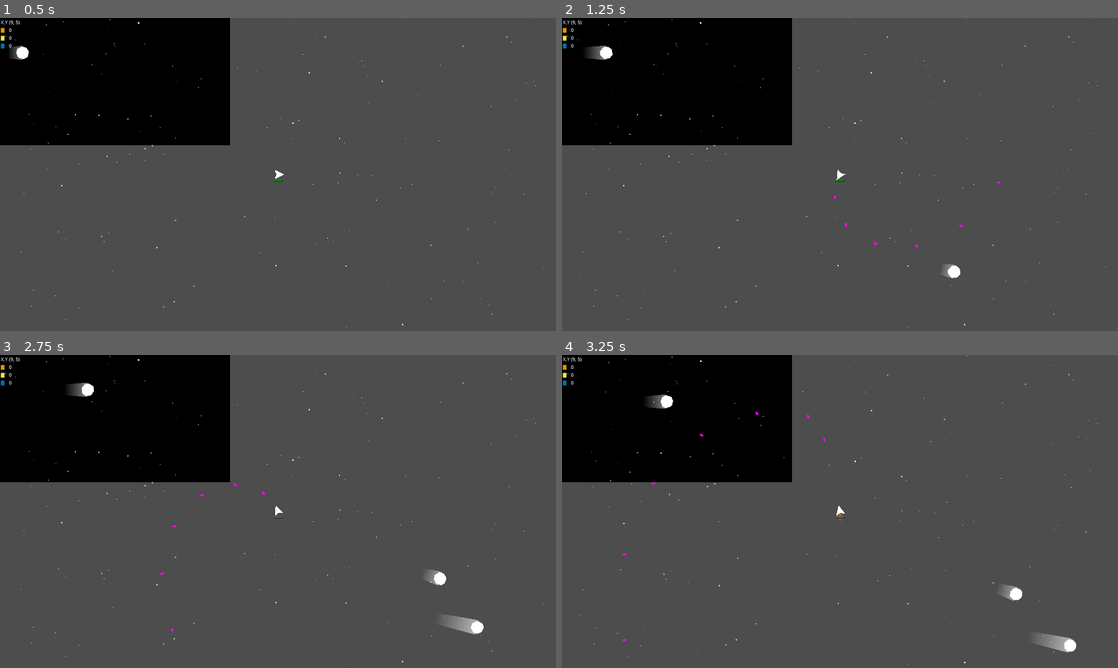
Above: before the commit, frames 1-4 (two rows, left to right).
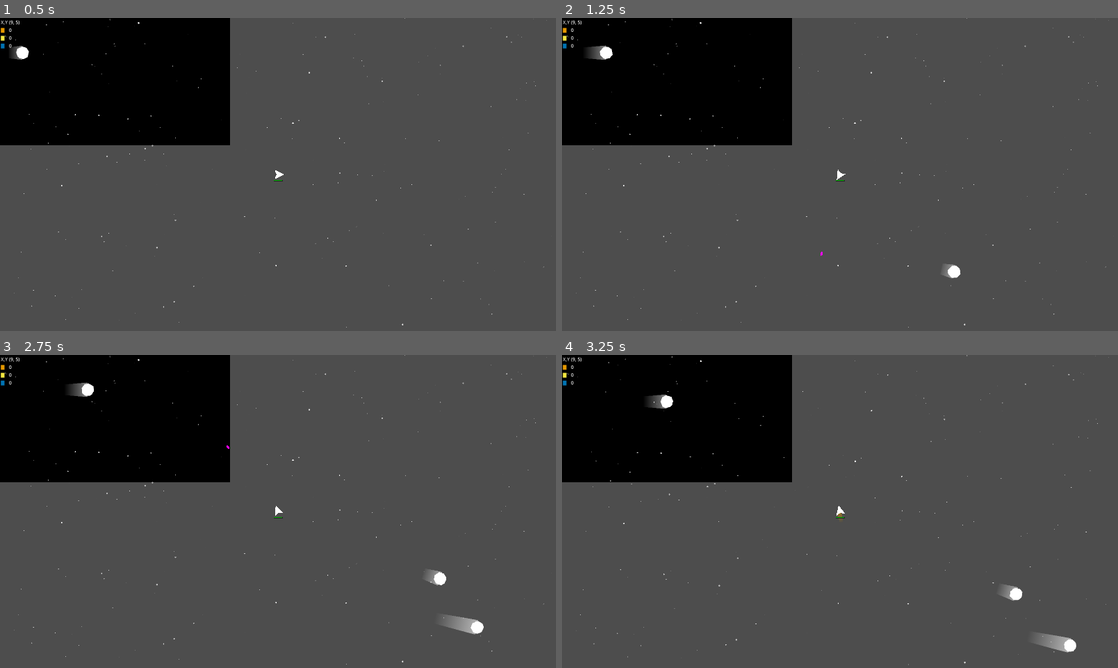
Above: after the commit, the same moments.

Repository: krets/space-octo
Game: Godot game, scene res://scenes/Game.tscn
Same seed, same stepped clock (60 frames per second), same inputs: the game is played once before the commit and once after it.
Inputs:
- Up to frame 1 (0.5 s): no input
- Up to frame 2 (1.25 s): hold D (turn_right) from 0.53 s (still down); hold Space (shoot) from 0.53 s (still down)
- Up to frame 3 (2.75 s): release D (turn_right) at 1.28 s; release Space (shoot) at 1.28 s; hold S (brake) 1.28-2.03 s; tap Space (shoot) at 1.35 s; hold D (turn_right) from 2.03 s (still down); hold Space (shoot) from 2.03 s (still down)
- Up to frame 4 (3.25 s): release D (turn_right) at 2.78 s; release Space (shoot) at 2.78 s; hold W (thrust) from 2.78 s (still down); tap Space (shoot) at 2.85 s

Frame 1 is identical in both runs. In frame 2, less than 0.1% of the frame differs, in the area x 46-79%, y 52-76%; in frame 3, less than 0.1%; in frame 4, less than 0.1%, in the area x 10-48%, y 18-92%.

Commit message:
animated death & velocity based damage

Diff:
--- a/projectile.gd
+++ b/projectile.gd
@@ -15,7 +15,7 @@
 	$Lifetime.start()
 
 func _physics_process(delta: float) -> void:
-	velocity = Vector2(0, -speed).rotated(dir)
+	velocity += Vector2(0, - speed).rotated(dir)
 	move_and_slide()
 
 func _on_lifetime_timeout() -> void:
--- a/scenes/movement_trail.gd
+++ b/scenes/movement_trail.gd
@@ -6,7 +6,6 @@
 
 
 func _process(delta: float) -> void:
-	print("curve point: %s" % get_parent().position)
 	curve.add_point(get_parent().position)
 	if curve.get_baked_points().size() > MAX_POINTS:
 		curve.remove_point(0)
--- a/scripts/player/player.gd
+++ b/scripts/player/player.gd
@@ -82,6 +82,7 @@
 	instance.spawn_position = global_position
 	instance.spawn_rotation = global_rotation
 	instance.damage = stats.weapon_damage
+	instance.velocity = velocity
 	main.add_child(instance)
 
 
